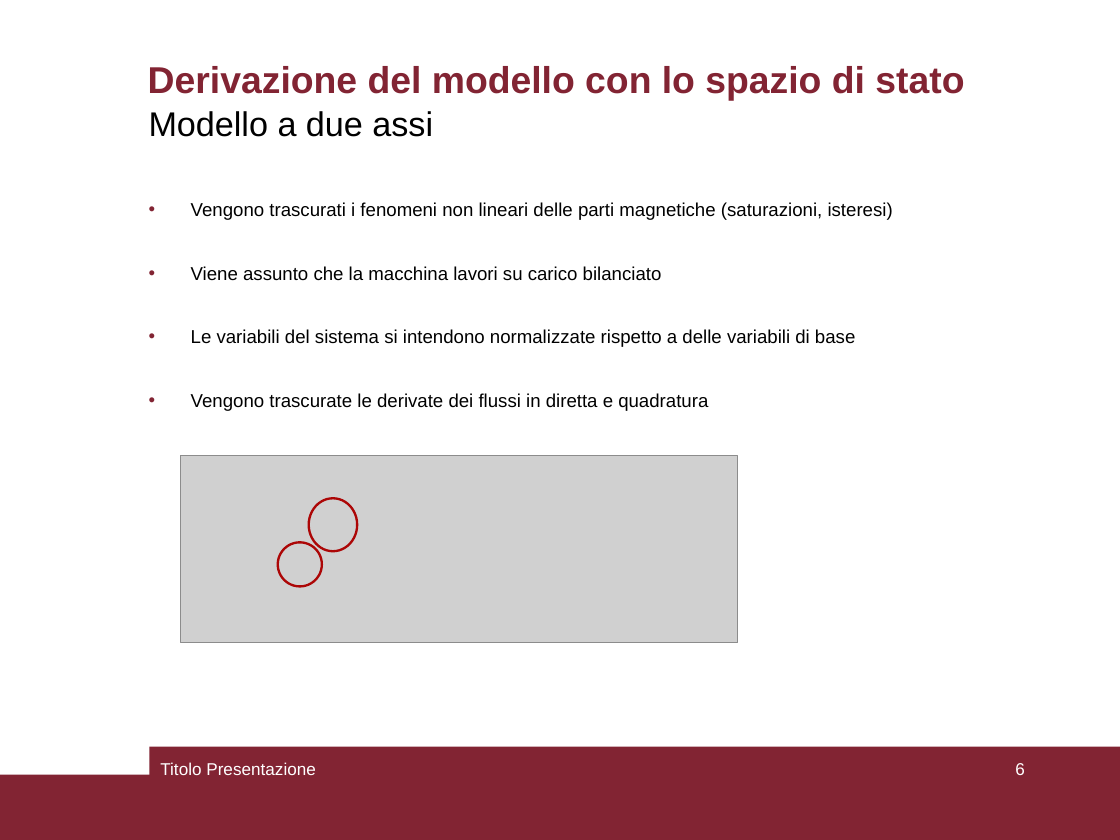
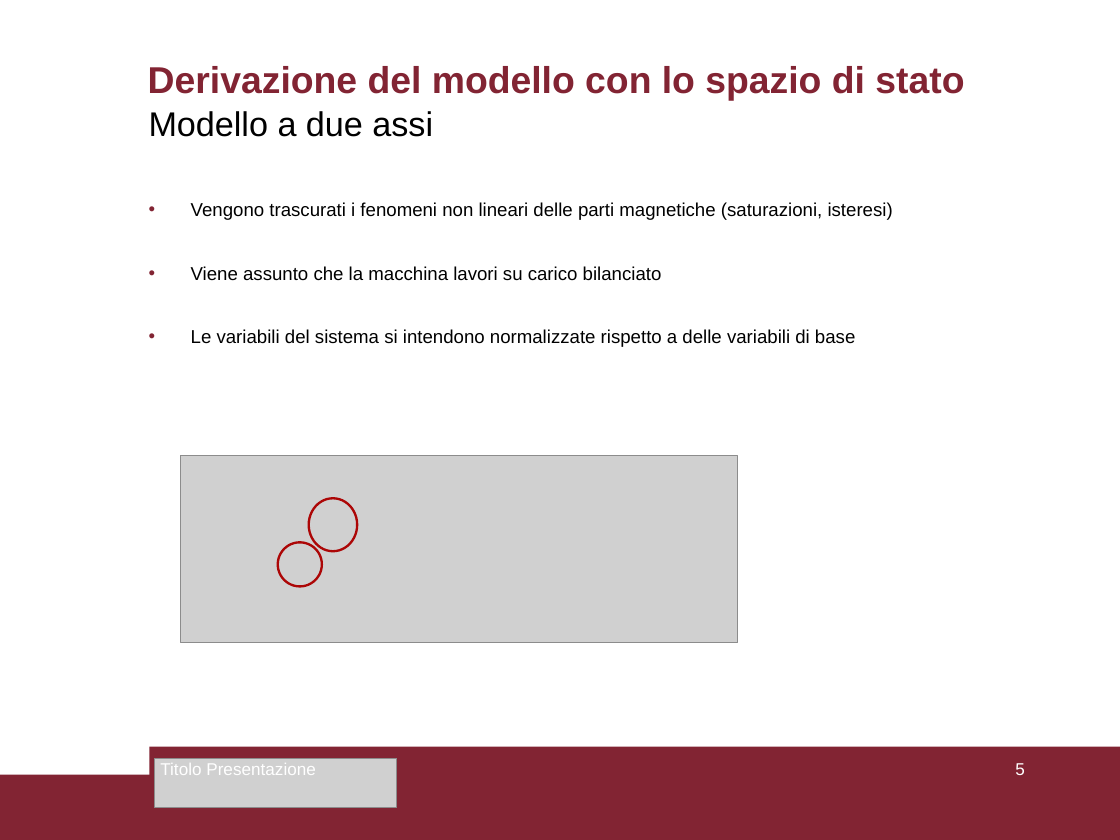
Before and after one commit to LeonardoSalustri/Tesi, a slide deck: slide 5 of Formule_presentazione/Presentazione_versione3.odp (slide 6 before the commit). Drawn at 1120x840 pixels with LibreOffice and Linux fonts; fonts in the diff are those of the drawing; grey boxes stand for pictures. Boxes give left, top, right and bottom in pixels: in the first picture for what was removed or moved away, otherwise in the second. Text is boxed around its words. In the diff, an @@ line names an element or a change of style, - is before the commit and + after.

```diff
--- a/Formule_presentazione/Presentazione_versione3.odp
+++ b/Formule_presentazione/Presentazione_versione3.odp
@@ text at bbox=[191, 393, 708, 411]: paragraph removed @@
-• Vengono trascurate le derivate dei flussi in diretta e quadratura
@@ picture added at bbox=[155, 758, 398, 808] @@
@@ page number at bbox=[1015, 763, 1025, 775]: text changed @@
-6
+5
```
Also in this commit, not shown: 12 other slides changed, 1 slide added, 1 slide removed, 15 other files.
